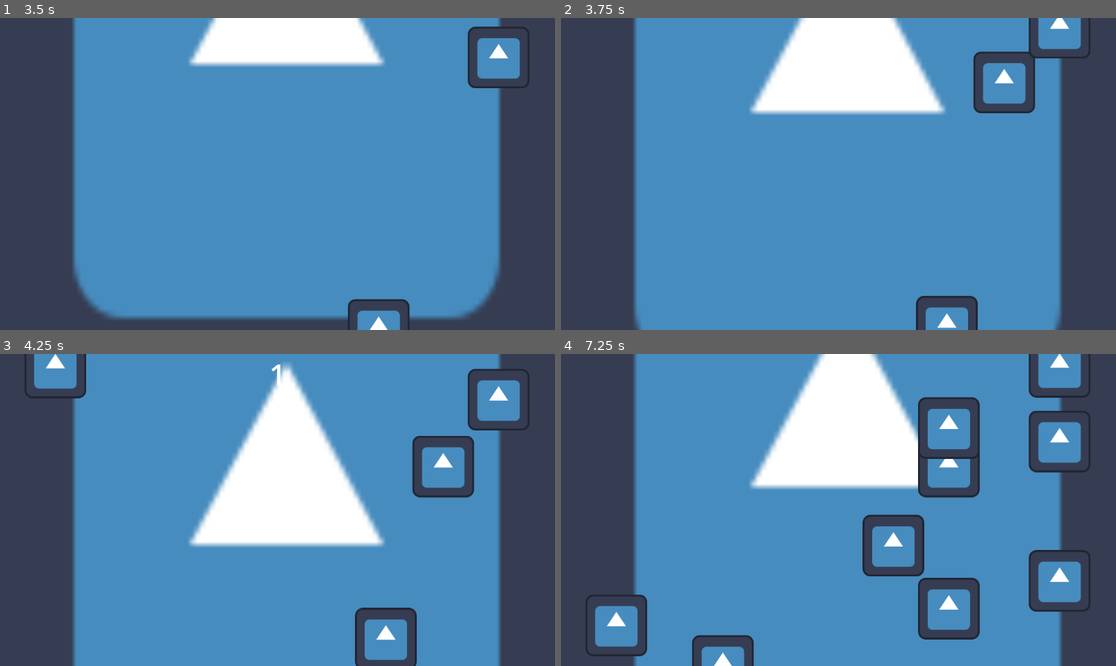
Above: before the commit, frames 1-4 (two rows, left to right).
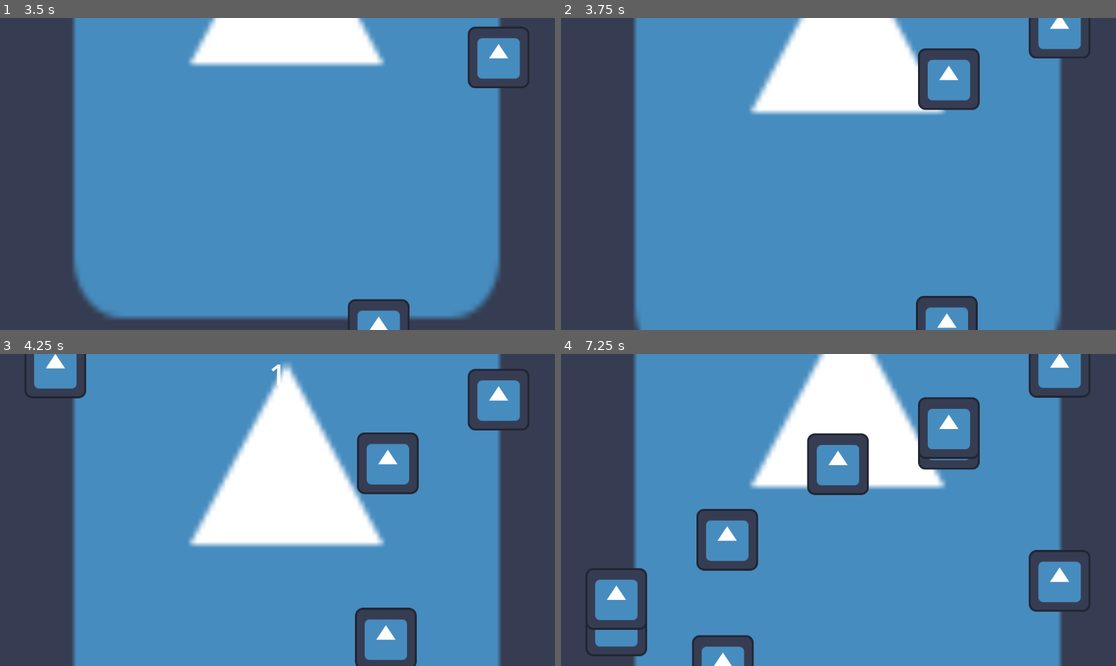
Above: after the commit, the same moments.

Repository: Trimlocgit/FreeWay
Game: Godot game, scene res://main.tscn
The game is run twice, just before and just after one commit, with the same random seed, the same clock (stepped at 60 frames per second) and the same inputs. The engine's default icon, where the game draws it, is replaced by a stand-in: a white triangle on a blue panel in a dark square.
Inputs:
- Up to frame 1 (3.5 s): click "Start" at 0.5 s; hold D (droite) 1.28-2.03 s; hold Down (Ralentire) 1.28-2.03 s; hold A (gauche) 2.03-2.78 s; tap Down (Ralentire) at 2.1 s; hold D (droite) from 2.78 s (still down); hold Down (Ralentire) from 2.78 s (still down)
- Up to frame 2 (3.75 s): release D (droite) at 3.53 s; release Down (Ralentire) at 3.53 s; hold Up (Accelerer) from 3.53 s (still down); tap Down (Ralentire) at 3.6 s
- Up to frame 3 (4.25 s): keep holding Up (Accelerer)
- Up to frame 4 (7.25 s): release Up (Accelerer) at 4.28 s; hold Down (Ralentire) 4.28-5.03 s; hold A (gauche) 4.28-6.53 s; tap Down (Ralentire) at 5.1, 6.6 s; hold Down (Ralentire) 5.78-6.53 s; hold D (droite) from 6.53 s (still down)

Frame 1 is identical in both runs. In frame 2, 2.4% of the frame differs, in the area x 64-86%, y 9-31%; in frame 3, 2.3%; in frame 4, 9.5%, in the area x 4-96%, y 18-92%.

Commit message:
Ajout dépassement

Diff:
--- a/script/main.gd
+++ b/script/main.gd
@@ -34,7 +34,7 @@
 	#Met la voiture perpendiculaire
 	var direction = voiture_location.rotation + PI / 2
 
-	#voiture.rotation = direction
+
 	#Varie la vitesse de la voiture
 	var velocite = Vector2(randf_range(150 + score, 250 + score), 0)
 	voiture.linear_velocity = velocite.rotated(direction)
--- a/script/player.gd
+++ b/script/player.gd
@@ -26,9 +26,10 @@
 	position = position.clamp(Vector2.ZERO, tailleEcran)
 
 func _on_body_entered(body: Node2D) -> void:
-	hit.emit()
-	hide()
-	$CollisionShape2D.set_deferred("disabled", true)
+	pass
+	#hit.emit()
+	#hide()
+	#$CollisionShape2D.set_deferred("disabled", true)
 
 
 #Fonction appelé lors du lancement d'une nouvelle partie
--- a/script/voiture.gd
+++ b/script/voiture.gd
@@ -3,30 +3,44 @@
 var liste_spawn = [115, 345, 575, 805, 1035]
 var gauchePrise = false
 var droitePrise = false
+var bouge = 0
 var caseActuelle
-@export var caseDepart = randi_range(0, 4)
+var caseDepart = randi_range(0, 4)
+
+signal bougeGauche
+signal bougeDroite
 
 func _on_visible_on_screen_notifier_2d_screen_exited() -> void:
 	queue_free() # Si sort de l'écran alors est supprimé
 
 func _ready() -> void:
 	caseActuelle = caseDepart
-	print(caseActuelle)
+
+func _process(delta: float) -> void:
+	if bouge < 0:
+		position.x -= 115
+	elif bouge > 0:
+		position.x += 115
 
 
 func _on_devant_body_entered(body: Node2D) -> void:
 	var velocite = Vector2.ZERO
 
 	if !gauchePrise && caseActuelle != 0:
-		velocite.x -= 115
-	#elif caseActuelle != 4:
-		#caseActuelle += 1
+		print("Bouge gauche ", caseActuelle)
+		bougeGauche.emit()
+		bouge = -1
+		caseActuelle -= 1
+	elif caseActuelle != 4:
+		print("Bouge Droite ", caseActuelle)
+		bougeDroite.emit()
+		bouge = 1
+		caseActuelle += 1
 
-	position += velocite
 
-	#self.position.x = liste_spawn[caseActuelle]
-	print(self.position.x)
 
+func _on_devant_body_exited(body: Node2D) -> void:
+	bouge = 0
 
 #Vérifie si un élément est sur sa gauche
 func _on_gauche_body_entered(body: Node2D) -> void:
--- a/voiture.tscn
+++ b/voiture.tscn
@@ -10,9 +10,11 @@
 b = Vector2(49, 0)
 
 [sub_resource type="SegmentShape2D" id="SegmentShape2D_rw1m6"]
+a = Vector2(0, -124)
 b = Vector2(0, 49)
 
 [sub_resource type="SegmentShape2D" id="SegmentShape2D_jk6xw"]
+a = Vector2(0, -118)
 b = Vector2(0, 64)
 
 [node name="Voiture" type="RigidBody2D" groups=["voitures"]]
@@ -50,5 +52,6 @@
 [connection signal="body_entered" from="." to="." method="_on_body_entered"]
 [connection signal="screen_exited" from="VisibleOnScreenNotifier2D" to="." method="_on_visible_on_screen_notifier_2d_screen_exited"]
 [connection signal="body_entered" from="Devant" to="." method="_on_devant_body_entered"]
+[connection signal="body_exited" from="Devant" to="." method="_on_devant_body_exited"]
 [connection signal="body_entered" from="Gauche" to="." method="_on_gauche_body_entered"]
 [connection signal="body_exited" from="Gauche" to="." method="_on_gauche_body_exited"]
